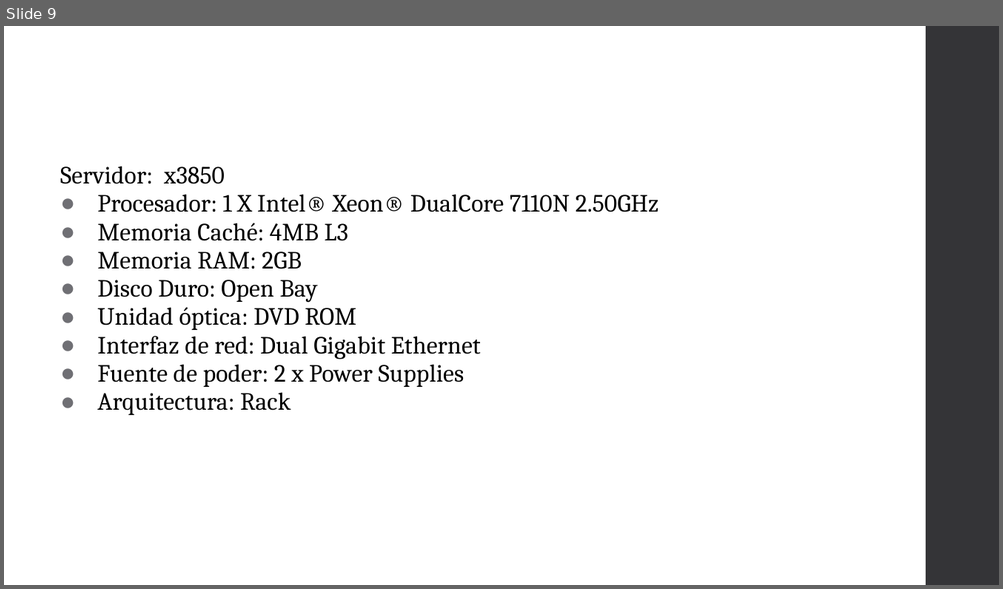
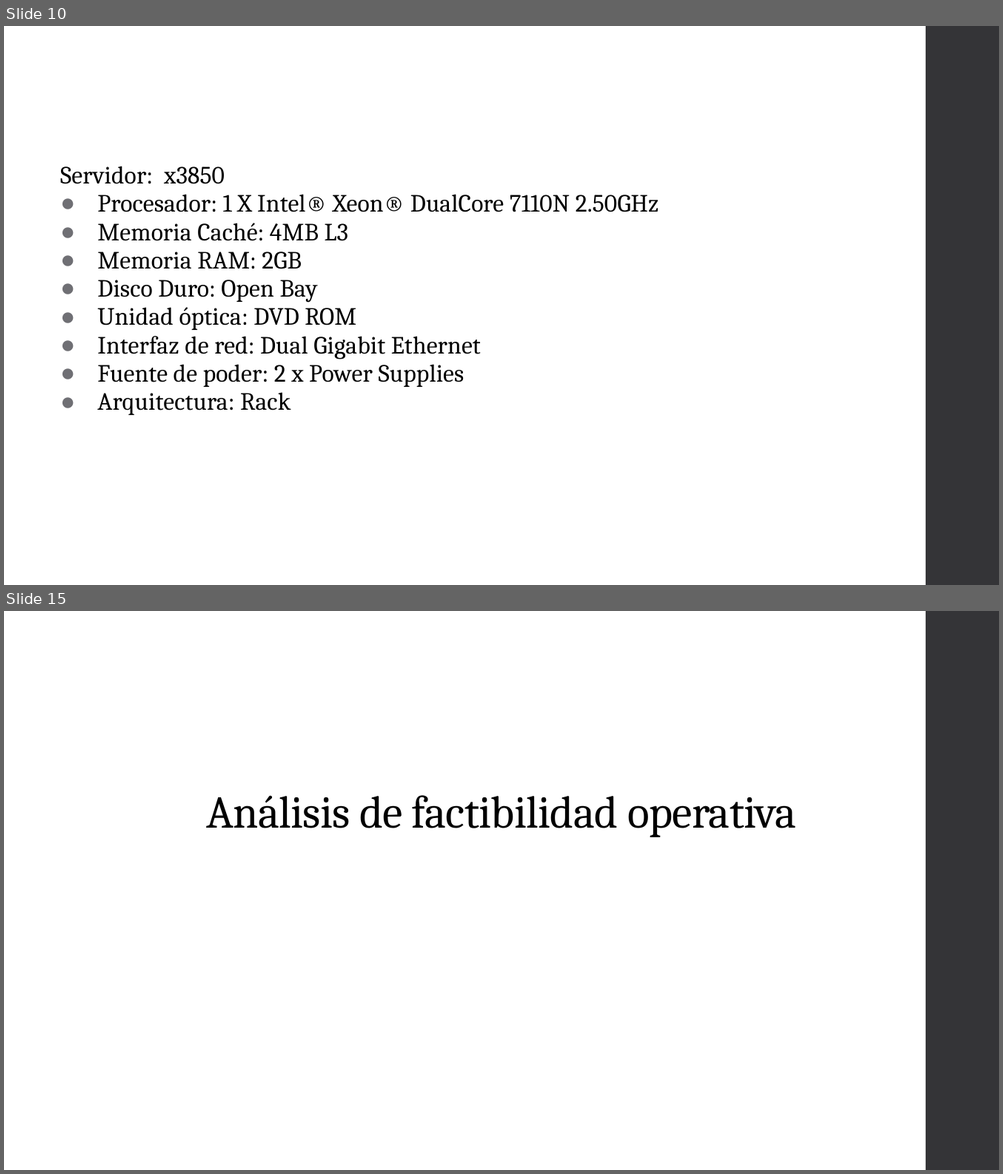
Before and after one commit to lagis/DEUV, a slide deck: DEUV propuesta.pptx. Shown one above the other, each under a label of ours: slide 9 before the commit, slides 10 and 15 after it; the slides between them are not shown. The pictures are 1003x589 and 1003x1174 pixels, drawn with LibreOffice and Linux fonts; fonts in the diff are those of the drawing. Boxes give left, top, right and bottom in pixels: in the first picture for what was removed or moved away, otherwise in the second. Text is boxed around its words. In the diff, an @@ line names an element or a change of style, - is before the commit and + after.

```diff
--- a/DEUV propuesta.pptx
+++ b/DEUV propuesta.pptx
@@ slide 15 added at box(4, 611, 999, 1170), background #FFFFFF; not listed: 1 template element that a slide beside it also shows @@
@@ title added at box(206, 795, 797, 837), 33 pt, text #000000 @@
+Análisis de factibilidad operativa
@@ what was slide 9 is now slide 10 @@
```
Also in this commit, not shown: 3 slides changed, 3 other slides added, 2 slides removed, 4 other files.
